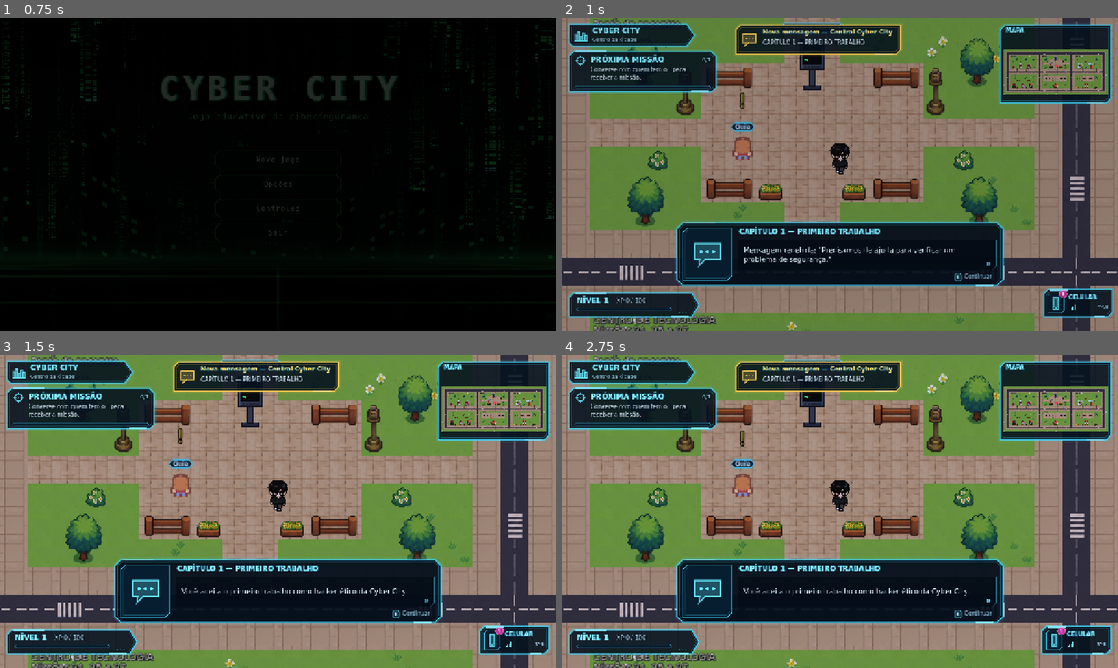
Above: before the commit, frames 1-4 (two rows, left to right).
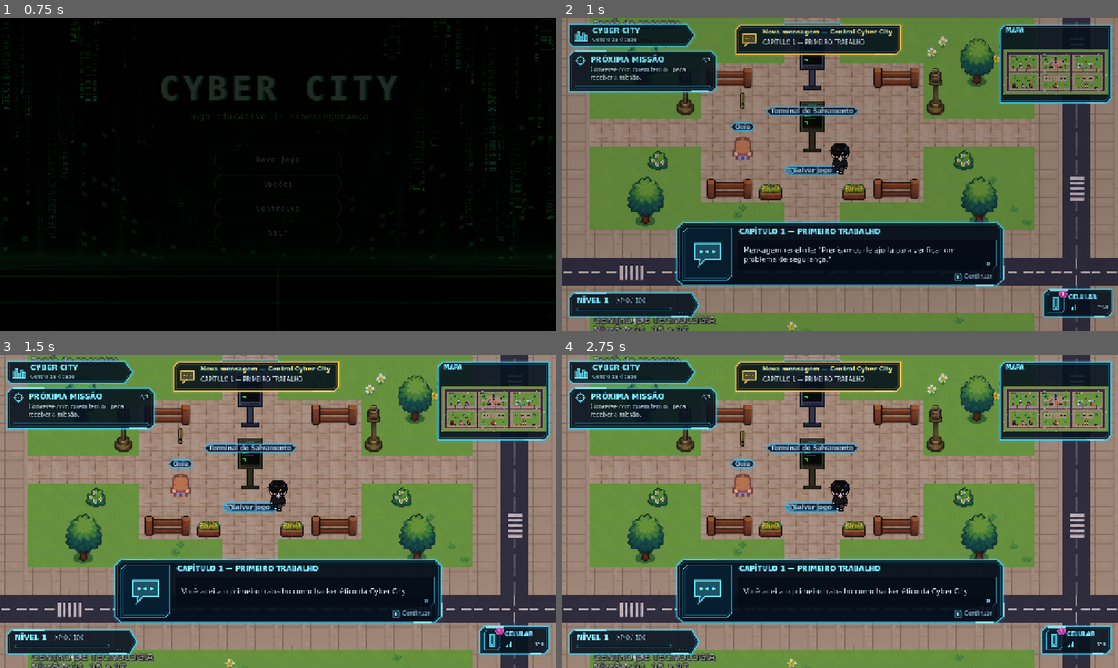
Above: after the commit, the same moments.

Repository: brenocoelhos/CyberCity
Game: Godot game, scene res://scenes/ui/MainMenu.tscn
Two runs of this game, one before a commit and one after it. Both use one fixed random seed, a clock stepped at 60 frames per second and the inputs below.
Inputs (mouse positions are in pixels of both pictures, inside the frame that each line leads up to):
- Up to frame 1 (0.75 s): click "Novo jogo" at 0.5 s
- Up to frame 2 (1 s): no input
- Up to frame 3 (1.5 s): tap Enter at 1.25 s; move the mouse to (400, 495) at 1.27 s; hold D (move_right) from 1.28 s (still down); hold E (interact) from 1.28 s (still down); click (400, 495) at 1.42 s
- Up to frame 4 (2.75 s): release D (move_right) at 2 s; release E (interact) at 2 s; click "CELULAR" at 2 s

Frame 1 is identical in both runs. In frame 2, 1.3% of the frame differs, in the area x 36-89%, y 13-51%; in frame 3, 1.3%; in frame 4, 1.3%.

Commit message:
Adiciona sistema de save/load
- SaveManager (autoload): save em user://savegame.json, atomico, sempre
  sobrescrevendo; autosave a cada 5 min, ao concluir missao e ao subir de
  nivel; carrega pelo "Continuar" do menu principal
- Salva nivel/XP, missoes, campanha, mensagens/pistas, desafios e local
  (cena e posicao, inclusive dentro de predios)
- Terminal de Salvamento no meio da Praca Central (E para salvar)
- Aviso "Jogo salvo" no HUD

Co-Authored-By: Claude Sonnet 5.5 <noreply@anthropic.com>
Claude-Session: https://claude.ai/code/session_01DNFjVUKeBJRM6nCVVYZZrs

Diff:
--- a/project.godot
+++ b/project.godot
@@ -38,6 +38,7 @@
 ChallengeManager="*res://scenes/ui/ChallengeScreen.tscn"
 HUD="*res://scenes/ui/HUD.tscn"
 GameMenu="*res://scenes/ui/GameMenu.tscn"
+SaveManager="*res://scripts/systems/SaveManager.gd"
 
 [display]
 
--- /dev/null
+++ b/scenes/computers/SaveTerminal.tscn
@@ -0,0 +1,49 @@
+[gd_scene load_steps=5 format=3]
+
+[ext_resource type="Script" path="res://scripts/terminal/SaveTerminal.gd" id="1"]
+[ext_resource type="Texture2D" path="res://assets/environment/terminal_kiosk.png" id="2"]
+
+[sub_resource type="RectangleShape2D" id="Trigger"]
+size = Vector2(56, 44)
+
+[sub_resource type="RectangleShape2D" id="Base"]
+size = Vector2(20, 8)
+
+[node name="SaveTerminal" type="Area2D"]
+collision_layer = 0
+collision_mask = 2
+script = ExtResource("1")
+prompt_text = "[E] Salvar jogo"
+
+[node name="CollisionShape2D" type="CollisionShape2D" parent="."]
+position = Vector2(0, 6)
+shape = SubResource("Trigger")
+
+[node name="Body" type="StaticBody2D" parent="."]
+collision_mask = 0
+
+[node name="CollisionShape2D" type="CollisionShape2D" parent="Body"]
+position = Vector2(0, -4)
+shape = SubResource("Base")
+
+[node name="Sprite2D" type="Sprite2D" parent="."]
+modulate = Color(1, 0.82, 0.4, 1)
+texture_filter = 1
+texture = ExtResource("2")
+offset = Vector2(0, -32)
+
+[node name="NameLabel" type="Label" parent="."]
+offset_left = -60.0
+offset_top = -64.0
+offset_right = 60.0
+offset_bottom = -44.0
+text = "Terminal de Salvamento"
+horizontal_alignment = 1
+
+[node name="PromptLabel" type="Label" parent="."]
+offset_left = -60.0
+offset_top = 14.0
+offset_right = 60.0
+offset_bottom = 34.0
+text = "[E] Salvar jogo"
+horizontal_alignment = 1
--- a/scenes/world/City.tscn
+++ b/scenes/world/City.tscn
@@ -29,6 +29,7 @@
 [ext_resource type="Texture2D" path="res://assets/environment/extracted/house_07.png" id="facade_9"]
 [ext_resource type="PackedScene" path="res://scenes/computers/PublicTerminal.tscn" id="public_terminal"]
 [ext_resource type="Script" path="res://scripts/ui/CyberFrame.gd" id="cyber_frame"]
+[ext_resource type="PackedScene" path="res://scenes/computers/SaveTerminal.tscn" id="save_terminal"]
 
 [node name="City" type="Node2D" unique_id=129680304]
 y_sort_enabled = true
@@ -528,12 +529,15 @@
 [node name="TerminalPublico" parent="." instance=ExtResource("public_terminal")]
 position = Vector2(992, 224)
 
+[node name="TerminalSalvamento" parent="." instance=ExtResource("save_terminal")]
+position = Vector2(992, 296)
+
 [node name="Vizinho" parent="." unique_id=648749458 instance=ExtResource("6")]
 position = Vector2(912, 288)
 
 [node name="Interaction" parent="Vizinho"]
 npc_name = "Guia da Praça"
-dialogue_lines = PackedStringArray("Bem-vindo à Cyber City!  …(297 unchanged characters)… digite 'help' para treinar comandos.", "Procure o \"!\" amarelo sobre os prédios: é lá que estão as missões do capítulo atual.")
+dialogue_lines = PackedStringArray("Bem-vindo à Cyber City!  …(297 unchanged characters)… digite 'help' para treinar comandos.", "O terminal dourado no meio da praça é o Terminal de Salvamento: aperte E nele para salvar o jogo. O jogo também salva sozinho.", "Procure o \"!\" amarelo sobre os prédios: é lá que estão as missões do capítulo atual.")
 
 [node name="NameLabel" parent="Vizinho"]
 text = "Guia"
--- a/scripts/challenges/ChallengeSession.gd
+++ b/scripts/challenges/ChallengeSession.gd
@@ -53,6 +53,47 @@
 	last_result = {}
 
 
+## Dados para o save: ranks e números de cada desafio. O tempo de um desafio
+## em andamento é guardado como "decorrido", porque o relógio do jogo
+## (Time.get_ticks_msec) recomeça do zero a cada vez que o jogo abre.
+func get_save_data() -> Dictionary:
+	var stats := {}
+	var now: int = Time.get_ticks_msec()
+	for challenge_id in _stats.keys():
+		var entry: Dictionary = _stats[challenge_id].duplicate()
+		var started: int = int(entry.get("started_msec", -1))
+		entry["elapsed_msec"] = (now - started) if started >= 0 else -1
+		entry.erase("started_msec")
+		stats[challenge_id] = entry
+	return {"ranks": _ranks.duplicate(), "stats": stats}
+
+
+func load_save_data(data: Dictionary) -> void:
+	reset()
+	var ranks: Dictionary = data.get("ranks", {})
+	for key in ranks.keys():
+		_ranks[String(key)] = String(ranks[key])
+	var now: int = Time.get_ticks_msec()
+	var stats: Dictionary = data.get("stats", {})
+	for challenge_id in stats.keys():
+		var saved: Dictionary = stats[challenge_id]
+		var elapsed: int = int(saved.get("elapsed_msec", -1))
+		_stats[String(challenge_id)] = {
+			"attempts": int(saved.get("attempts", 0)),
+			"errors": int(saved.get("errors", 0)),
+			"hints": int(saved.get("hints", 0)),
+			"revealed": int(saved.get("revealed", 0)),
+			"started_msec": (now - elapsed) if elapsed >= 0 else -1,
+			"time_msec": int(saved.get("time_msec", 0)),
+		}
+	# Campos extras que o desafio possa ter ganhado (rank, bônus...).
+	for challenge_id in stats.keys():
+		var saved: Dictionary = stats[challenge_id]
+		for extra in ["rank", "bonus_xp"]:
+			if saved.has(extra):
+				_stats[String(challenge_id)][extra] = saved[extra]
+
+
 ## Chamado quando o jogador abre um desafio. Aceita a missão ligada a ele
 ## se ainda estiver disponível e começa a contar o tempo (só na 1ª vez).
 func begin(challenge_id: String) -> void:
--- a/scripts/missions/CampaignManager.gd
+++ b/scripts/missions/CampaignManager.gd
@@ -122,6 +122,28 @@
 		DialogueManager.closed.disconnect(_run_queued_action)
 
 
+## Dados para o save: em que ponto da campanha o jogador está.
+func get_save_data() -> Dictionary:
+	return {
+		"is_game_completed": is_game_completed,
+		"intro_played": _intro_played,
+		"chapter_started": _chapter_started.duplicate(),
+		"chapter_finished": _chapter_finished.duplicate(),
+	}
+
+
+func load_save_data(data: Dictionary) -> void:
+	reset()
+	is_game_completed = bool(data.get("is_game_completed", false))
+	_intro_played = bool(data.get("intro_played", false))
+	var started: Dictionary = data.get("chapter_started", {})
+	for chapter_id in started.keys():
+		_chapter_started[String(chapter_id)] = bool(started[chapter_id])
+	var finished: Dictionary = data.get("chapter_finished", {})
+	for chapter_id in finished.keys():
+		_chapter_finished[String(chapter_id)] = bool(finished[chapter_id])
+
+
 ## true se a missão faz parte de um capítulo já começado e ainda não
 ## terminado. Usado pelos marcadores "!" dos prédios na cidade.
 func is_mission_in_current_chapter(mission_id: String) -> bool:
--- a/scripts/missions/MissionManager.gd
+++ b/scripts/missions/MissionManager.gd
@@ -233,6 +233,23 @@
 func reset() -> void:
 	for mission_id in _initial_states.keys():
 		missions[mission_id]["state"] = _initial_states[mission_id]
+
+
+## Dados para o save: estado de cada missão (ver SaveManager.gd).
+func get_save_data() -> Dictionary:
+	var states := {}
+	for mission_id in missions.keys():
+		states[mission_id] = int(missions[mission_id]["state"])
+	return {"states": states}
+
+
+## Restaura os estados salvos. Missões que não estão no save ficam como estão.
+func load_save_data(data: Dictionary) -> void:
+	var states: Dictionary = data.get("states", {})
+	for mission_id in states.keys():
+		if missions.has(mission_id):
+			var value: int = clampi(int(states[mission_id]), 0, State.size() - 1)
+			missions[mission_id]["state"] = value
 
 
 func get_mission(mission_id: String) -> Dictionary:
--- a/scripts/systems/GameManager.gd
+++ b/scripts/systems/GameManager.gd
@@ -58,6 +58,29 @@
 
 ## XP necessário para passar do nível atual para o próximo.
 ## Fórmula simples e previsível: nível 1 -> 100, nível 2 -> 200, etc.
+## Dados para o save (ver SaveManager.gd).
+func get_save_data() -> Dictionary:
+	return {
+		"level": level,
+		"xp": xp,
+		"total_xp_earned": total_xp_earned,
+		"knowledge": knowledge.duplicate(),
+	}
+
+
+## Restaura o progresso salvo. Não emite "leveled_up" (não é um nível novo).
+func load_save_data(data: Dictionary) -> void:
+	level = maxi(1, int(data.get("level", 1)))
+	xp = maxi(0, int(data.get("xp", 0)))
+	total_xp_earned = maxi(0, int(data.get("total_xp_earned", 0)))
+	knowledge.clear()
+	var saved_knowledge: Dictionary = data.get("knowledge", {})
+	for concept in saved_knowledge.keys():
+		knowledge[String(concept)] = int(saved_knowledge[concept])
+	game_started = true
+	xp_changed.emit(xp, xp_to_next_level(), level)
+
+
 func xp_to_next_level() -> int:
 	return level * 100
 
--- a/scripts/systems/PhoneManager.gd
+++ b/scripts/systems/PhoneManager.gd
@@ -76,6 +76,30 @@
 	unread_changed.emit(0)
 
 
+## Dados para o save: mensagens recebidas e pistas reveladas.
+func get_save_data() -> Dictionary:
+	return {
+		"messages": messages.duplicate(true),
+		"revealed": _revealed.duplicate(),
+	}
+
+
+func load_save_data(data: Dictionary) -> void:
+	messages.clear()
+	_revealed.clear()
+	for entry in Array(data.get("messages", [])):
+		if entry is Dictionary:
+			messages.append({
+				"from": String(entry.get("from", "")),
+				"text": String(entry.get("text", "")),
+				"read": bool(entry.get("read", true)),
+			})
+	var revealed: Dictionary = data.get("revealed", {})
+	for mission_id in revealed.keys():
+		_revealed[String(mission_id)] = int(revealed[mission_id])
+	unread_changed.emit(unread_count())
+
+
 # --- Mensagens ---------------------------------------------------------
 
 func send_message(from: String, text: String) -> void:
--- /dev/null
+++ b/scripts/systems/SaveManager.gd
@@ -0,0 +1,267 @@
+extends Node
+## SaveManager.gd — Autoload
+## Salva e carrega o jogo em um único arquivo (user://savegame.json). Cada
+## novo save sobrescreve o anterior.
+##
+## Quando salva:
+##   - automaticamente a cada 5 minutos de jogo (AUTOSAVE_SECONDS);
+##   - ao concluir uma missão;
+##   - ao subir de nível;
+##   - ao usar o Terminal de Salvamento na Praça Central (SaveTerminal.gd).
+##
+## O que é salvo: nível/XP/conhecimentos (GameManager), estado das missões
+## (MissionManager), capítulos (CampaignManager), mensagens e pistas
+## (PhoneManager), ranks e números dos desafios (ChallengeSession) e o local
+## do jogador (cena e posição, inclusive dentro de prédios).
+## As opções (volume, tela cheia) já têm arquivo próprio (Settings.gd).
+##
+## Onde fica o arquivo: no Godot, menu Projeto > Abrir pasta de dados do
+## projeto do usuário (user://).
+
+signal saved(reason: String)
+
+const SAVE_PATH := "user://savegame.json"
+const SAVE_VERSION := 1
+const AUTOSAVE_SECONDS := 300.0
+const CITY_SCENE := "res://scenes/world/City.tscn"
+const MAIN_MENU_SCENE := "res://scenes/ui/MainMenu.tscn"
+
+## Texto mostrado no aviso "Jogo salvo" para cada motivo.
+const REASON_TEXTS := {
+	"auto": "Salvamento automático.",
+	"mission": "Missão concluída.",
+	"level": "Você subiu de nível.",
+	"terminal": "Progresso gravado no terminal.",
+}
+
+var _seconds_since_save: float = 0.0
+var _save_queued: bool = false
+
+
+func _ready() -> void:
+	MissionManager.mission_completed.connect(_on_mission_completed)
+	GameManager.leveled_up.connect(_on_leveled_up)
+
+
+func _process(delta: float) -> void:
+	if not can_save():
+		_seconds_since_save = 0.0
+		return
+	_seconds_since_save += delta
+	if _seconds_since_save >= AUTOSAVE_SECONDS:
+		save_game("auto")
+
+
+# --- Quando salvar ---------------------------------------------------------
+
+func _on_mission_completed(_mission_id: String) -> void:
+	request_save("mission")
+
+
+func _on_leveled_up(_new_level: int) -> void:
+	request_save("level")
+
+
+## Pede um save para o fim do quadro. Vários pedidos no mesmo quadro (ex.: uma
+## missão que também sobe de nível, ou paga o bônus de XP depois do sinal)
+## viram um save só, já com tudo atualizado.
+func request_save(reason: String) -> void:
+	if _save_queued or not can_save():
+		return
+	_save_queued = true
+	_run_queued_save.call_deferred(reason)
+
+
+func _run_queued_save(reason: String) -> void:
+	_save_queued = false
+	save_game(reason)
+
+
+## Só salva com um jogo em andamento (não no menu principal) e com o
+## personagem na cena.
+func can_save() -> bool:
+	if not GameManager.game_started:
+		return false
+	var scene: Node = get_tree().current_scene
+	if scene == null or scene.scene_file_path == MAIN_MENU_SCENE:
+		return false
+	return get_tree().get_first_node_in_group("player") != null
+
+
+# --- Salvar -------------------------------------------------------------------
+
+## Grava o jogo agora. Devolve true se deu certo.
+func save_game(reason: String = "auto") -> bool:
+	if not can_save():
+		return false
+	var text: String = JSON.stringify(_to_json(_collect(reason)), "\t")
+
+	# Escreve num arquivo temporário e só depois troca pelo definitivo: se o
+	# jogo fechar no meio, o save anterior continua inteiro.
+	var temp_path: String = SAVE_PATH + ".tmp"
+	var file := FileAccess.open(temp_path, FileAccess.WRITE)
+	if file == null:
+		push_warning("SaveManager: não consegui escrever %s (erro %d)." % [temp_path, FileAccess.get_open_error()])
+		_announce(false, reason)
+		return false
+	file.store_string(text)
+	file.close()
+
+	var dir := DirAccess.open("user://")
+	var ok: bool = dir != null and dir.rename(temp_path, SAVE_PATH) == OK
+	if not ok:
+		# Plano B: grava direto no arquivo definitivo.
+		var direct := FileAccess.open(SAVE_PATH, FileAccess.WRITE)
+		if direct == null:
+			push_warning("SaveManager: não consegui escrever %s." % SAVE_PATH)
+			_announce(false, reason)
+			return false
+		direct.store_string(text)
+		direct.close()
+
+	_seconds_since_save = 0.0
+	saved.emit(reason)
+	_announce(true, reason)
+	return true
+
+
+func _announce(success: bool, reason: String) -> void:
+	if success:
+		HUD.show_notice("Jogo salvo", String(REASON_TEXTS.get(reason, "Progresso gravado.")))
+	else:
+		HUD.show_notice("Não foi possível salvar", "Verifique o espaço em disco e tente de novo.")
+
+
+func _collect(reason: String) -> Dictionary:
+	var scene: Node = get_tree().current_scene
+	var player: Node2D = get_tree().get_first_node_in_group("player") as Node2D
+	return {
+		"version": SAVE_VERSION,
+		"saved_at": Time.get_datetime_string_from_system(false, true),
+		"reason": reason,
+		"game": GameManager.get_save_data(),
+		"missions": MissionManager.get_save_data(),
+		"campaign": CampaignManager.get_save_data(),
+		"phone": PhoneManager.get_save_data(),
+		"challenges": ChallengeSession.get_save_data(),
+		"location": {
+			"scene": scene.scene_file_path,
+			"position": player.global_position,
+			"interior_title": SceneTransition.interior_title,
+			"interior_config": SceneTransition.interior_config,
+			"return_scene": SceneTransition.return_scene_path,
+			"return_position": SceneTransition.return_spawn_position,
+		},
+	}
+
+
+# --- Carregar -----------------------------------------------------------------
+
+func has_save() -> bool:
+	return FileAccess.file_exists(SAVE_PATH)
+
+
+## Resumo do save para o menu: {"level": int, "saved_at": String}.
+## Vazio se não há save legível.
+func get_save_summary() -> Dictionary:
+	var data: Dictionary = _read()
+	if data.is_empty():
+		return {}
+	var game: Dictionary = data.get("game", {})
+	return {"level": int(game.get("level", 1)), "saved_at": String(data.get("saved_at", ""))}
+
+
+## Restaura o progresso do arquivo para os gerenciadores e prepara a posição
+## do jogador. Devolve o caminho da cena onde o jogo deve continuar, ou ""
+## se não há save válido. Quem chama (MainMenu) é quem troca a cena.
+func load_game() -> String:
+	var data: Dictionary = _read()
+	if data.is_empty():
+		return ""
+
+	GameManager.reset()
+	MissionManager.reset()
+	CampaignManager.reset()
+	PhoneManager.reset()
+	ChallengeSession.reset()
+	DialogueManager.force_close()
+
+	GameManager.load_save_data(_dict(data, "game"))
+	MissionManager.load_save_data(_dict(data, "missions"))
+	CampaignManager.load_save_data(_dict(data, "campaign"))
+	PhoneManager.load_save_data(_dict(data, "phone"))
+	ChallengeSession.load_save_data(_dict(data, "challenges"))
+
+	var location: Dictionary = _dict(data, "location")
+	var scene_path: String = String(location.get("scene", CITY_SCENE))
+	if not ResourceLoader.exists(scene_path):
+		scene_path = CITY_SCENE
+	var position: Vector2 = _vector(location.get("position"), Vector2.ZERO)
+
+	GameManager.resume_scene_path = ""
+	SceneTransition.has_interior_spawn = false
+	if scene_path.contains("/interiors/"):
+		SceneTransition.interior_title = String(location.get("interior_title", ""))
+		SceneTransition.interior_config = _dict(location, "interior_config")
+		SceneTransition.return_scene_path = String(location.get("return_scene", CITY_SCENE))
+		# Ao sair do prédio, volta para a porta certa na cidade.
+		SceneTransition.return_spawn_position = _vector(location.get("return_position"), Vector2.ZERO)
+		SceneTransition.has_pending_spawn = true
+		SceneTransition.interior_spawn_position = position
+		SceneTransition.has_interior_spawn = true
+	else:
+		SceneTransition.return_scene_path = CITY_SCENE
+		SceneTransition.return_spawn_position = position
+		SceneTransition.has_pending_spawn = position != Vector2.ZERO
+	return scene_path
+
+
+func _read() -> Dictionary:
+	if not FileAccess.file_exists(SAVE_PATH):
+		return {}
+	var file := FileAccess.open(SAVE_PATH, FileAccess.READ)
+	if file == null:
+		return {}
+	var parsed: Variant = JSON.parse_string(file.get_as_text())
+	file.close()
+	if not (parsed is Dictionary):
+		push_warning("SaveManager: o arquivo de save está corrompido.")
+		return {}
+	if int(parsed.get("version", 0)) > SAVE_VERSION:
+		push_warning("SaveManager: o save é de uma versão mais nova do jogo.")
+		return {}
+	return parsed
+
+
+# --- JSON ---------------------------------------------------------------------
+# JSON não tem Vector2 nem arrays "Packed". Na ida, Vector2 vira [x, y] e
+# Packed vira lista comum; na volta, _vector() e _dict() refazem o que precisa.
+
+func _to_json(value: Variant) -> Variant:
+	match typeof(value):
+		TYPE_VECTOR2:
+			return [value.x, value.y]
+		TYPE_DICTIONARY:
+			var out := {}
+			for key in value.keys():
+				out[String(key)] = _to_json(value[key])
+			return out
+		TYPE_ARRAY, TYPE_PACKED_STRING_ARRAY, TYPE_PACKED_INT32_ARRAY, TYPE_PACKED_FLOAT32_ARRAY:
+			var list := []
+			for item in value:
+				list.append(_to_json(item))
+			return list
+		TYPE_STRING_NAME:
+			return String(value)
+	return value
+
+
+func _dict(source: Dictionary, key: String) -> Dictionary:
+	var value: Variant = source.get(key, {})
+	return value if value is Dictionary else {}
+
+
+func _vector(value: Variant, fallback: Vector2) -> Vector2:
+	if value is Array and value.size() >= 2:
+		return Vector2(float(value[0]), float(value[1]))
+	return fallback
--- a/scripts/systems/SceneTransition.gd
+++ b/scripts/systems/SceneTransition.gd
@@ -14,6 +14,11 @@
 ## Se true, a próxima cena carregada deve reposicionar o jogador em
 ## return_spawn_position (usado apenas ao voltar de um interior).
 var has_pending_spawn: bool = false
+
+## Posição do jogador DENTRO de um interior ao carregar um save (só vale para
+## a próxima cena carregada). Ver SaveManager.gd e InteriorBase.gd.
+var has_interior_spawn: bool = false
+var interior_spawn_position: Vector2 = Vector2.ZERO
 
 ## Título mostrado dentro do interior (ex.: "Casa 2", "TechCorp Ltda").
 var interior_title: String = ""
--- /dev/null
+++ b/scripts/terminal/SaveTerminal.gd
@@ -0,0 +1,16 @@
+extends "res://scripts/systems/Interactable.gd"
+## SaveTerminal.gd
+## Terminal de Salvamento da Praça Central: ao apertar E, o jogo é salvo
+## (ver SaveManager.gd). Não abre o terminal de comandos.
+
+
+func _ready() -> void:
+	super._ready()
+	UiStyle.name_tag(get_node_or_null("NameLabel"))
+
+
+func _on_interact() -> void:
+	if SaveManager.save_game("terminal"):
+		SoundManager.play("success")
+	else:
+		SoundManager.play("error")
--- a/scripts/ui/HUD.gd
+++ b/scripts/ui/HUD.gd
@@ -246,9 +246,18 @@
 
 func _on_message_received(message: Dictionary) -> void:
 	SoundManager.play("interact")
-	message_toast_title.text = "Nova mensagem — " + String(message["from"])
 	# Só a primeira linha, como a prévia de uma notificação.
-	message_toast_text.text = String(message["text"]).get_slice("\n", 0)
+	_show_toast("Nova mensagem — " + String(message["from"]), String(message["text"]).get_slice("\n", 0), true)
+
+
+## Aviso rápido no topo da tela (ex.: "Jogo salvo"), sem vibrar o celular.
+func show_notice(title: String, text: String) -> void:
+	_show_toast(title, text, false)
+
+
+func _show_toast(title: String, text: String, shake_phone: bool) -> void:
+	message_toast_title.text = title
+	message_toast_text.text = text
 	message_toast.visible = true
 	message_toast.modulate.a = 1.0
 
@@ -256,11 +265,12 @@
 		_toast_tween.kill()
 	phone_button.position.x = _phone_button_x
 	_toast_tween = create_tween()
-	# "Vibração": o ícone do celular treme para os lados.
-	for i in range(6):
-		var shake: float = 4.0 if i % 2 == 0 else -4.0
-		_toast_tween.tween_property(phone_button, "position:x", _phone_button_x + shake, 0.04)
-	_toast_tween.tween_property(phone_button, "position:x", _phone_button_x, 0.04)
+	if shake_phone:
+		# "Vibração": o ícone do celular treme para os lados.
+		for i in range(6):
+			var shake: float = 4.0 if i % 2 == 0 else -4.0
+			_toast_tween.tween_property(phone_button, "position:x", _phone_button_x + shake, 0.04)
+		_toast_tween.tween_property(phone_button, "position:x", _phone_button_x, 0.04)
 	# A notificação some sozinha depois de alguns segundos.
 	_toast_tween.tween_interval(3.0)
 	_toast_tween.tween_property(message_toast, "modulate:a", 0.0, 0.4)
--- a/scripts/ui/MainMenu.gd
+++ b/scripts/ui/MainMenu.gd
@@ -30,7 +30,13 @@
 	HUD.visible = false
 	GameMenu.close()
 
-	continue_button.visible = GameManager.game_started
+	# "Continuar" aparece com um jogo em andamento ou com um save no disco.
+	continue_button.visible = GameManager.game_started or SaveManager.has_save()
+	if not GameManager.game_started and SaveManager.has_save():
+		var summary: Dictionary = SaveManager.get_save_summary()
+		if not summary.is_empty():
+			continue_button.text = "Continuar (Nível %d)" % int(summary["level"])
+			continue_button.tooltip_text = "Último save: " + String(summary["saved_at"])
 	# No navegador (exportação Web) não existe "fechar o jogo".
 	quit_button.visible = not OS.has_feature("web")
 
@@ -85,6 +91,15 @@
 
 
 func _on_continue_pressed() -> void:
+	if not GameManager.game_started:
+		# Jogo recém-aberto: carrega o progresso do arquivo de save.
+		var saved_scene: String = SaveManager.load_game()
+		if saved_scene == "":
+			SoundManager.play("error")
+			continue_button.visible = false
+			return
+		_start_game(saved_scene)
+		return
 	var path: String = GameManager.resume_scene_path
 	if path == "":
 		path = CITY_SCENE
--- a/scripts/world/InteriorBase.gd
+++ b/scripts/world/InteriorBase.gd
@@ -10,6 +10,7 @@
 func _ready() -> void:
 	title_label.text = SceneTransition.interior_title
 	_apply_config(SceneTransition.interior_config)
+	_apply_saved_spawn()
 
 
 ## Aplica o que o prédio pediu (ver Building.gd): quais NPC e computador
@@ -51,3 +52,17 @@
 			node.queue_free()
 		else:
 			node.challenge_id = wanted
+
+
+## Ao carregar um save feito dentro do prédio, põe o jogador onde ele estava.
+func _apply_saved_spawn() -> void:
+	if not SceneTransition.has_interior_spawn:
+		return
+	SceneTransition.has_interior_spawn = false
+	var player: Node2D = get_node_or_null("Player")
+	if player == null:
+		return
+	player.global_position = SceneTransition.interior_spawn_position
+	var camera: Camera2D = player.get_node_or_null("Camera2D")
+	if camera:
+		camera.reset_smoothing()
